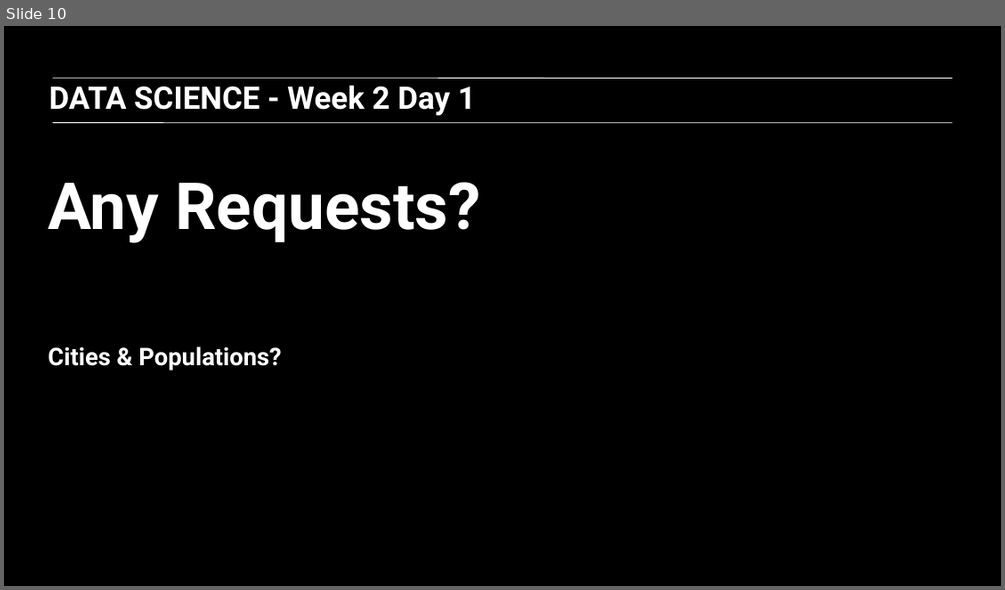
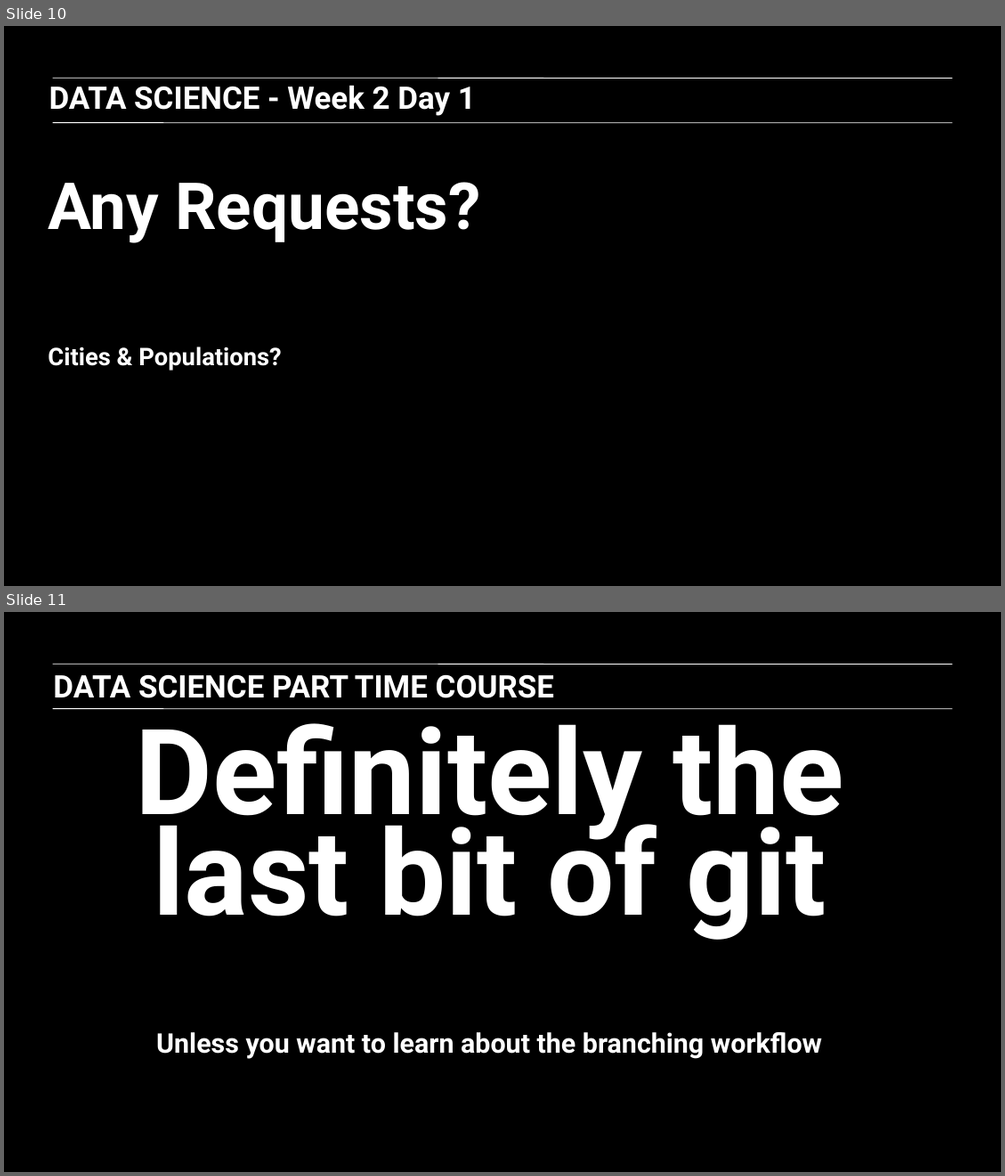
Before and after one commit to ihansel/SYD_DAT_4, a slide deck: slides/Week2z.pptx. Shown one above the other, each under a label of ours: slide 10 before the commit, slides 10 and 11 after it. The pictures are 1005x590 and 1005x1176 pixels, drawn with LibreOffice and Linux fonts; fonts in the diff are those of the drawing. Boxes give left, top, right and bottom in pixels: in the first picture for what was removed or moved away, otherwise in the second. Text is boxed around its words. In the diff, an @@ line names an element or a change of style, - is before the commit and + after.

```diff
--- a/slides/Week2z.pptx
+++ b/slides/Week2z.pptx
@@ slide 11 added at bbox=[4, 612, 1001, 1172], background #000000 @@
@@ line added from (53, 664) to (952, 664), #FFFFFF 0.5 pt @@
@@ text added at bbox=[53, 674, 554, 698], 23 pt, text #FFFFFF, bold @@
+DATA SCIENCE PART TIME COURSE
@@ line added from (53, 708) to (952, 708), #FFFFFF 0.5 pt @@
@@ title added at bbox=[136, 708, 843, 1059], 20 pt, text #FFFFFF, bold @@
+Definitely the last bit of git
+Unless you want to learn about the branching workflow
```
Also in this commit, not shown: 1 slide changed, 1 other slide added.
